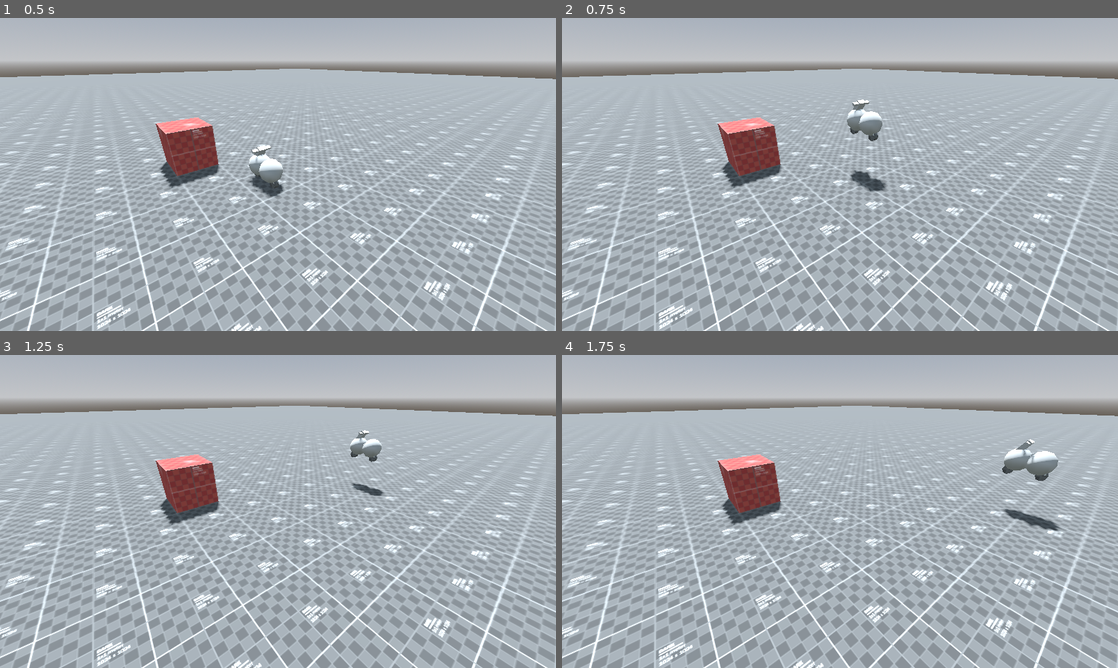
Above: before the commit, frames 1-4 (two rows, left to right).
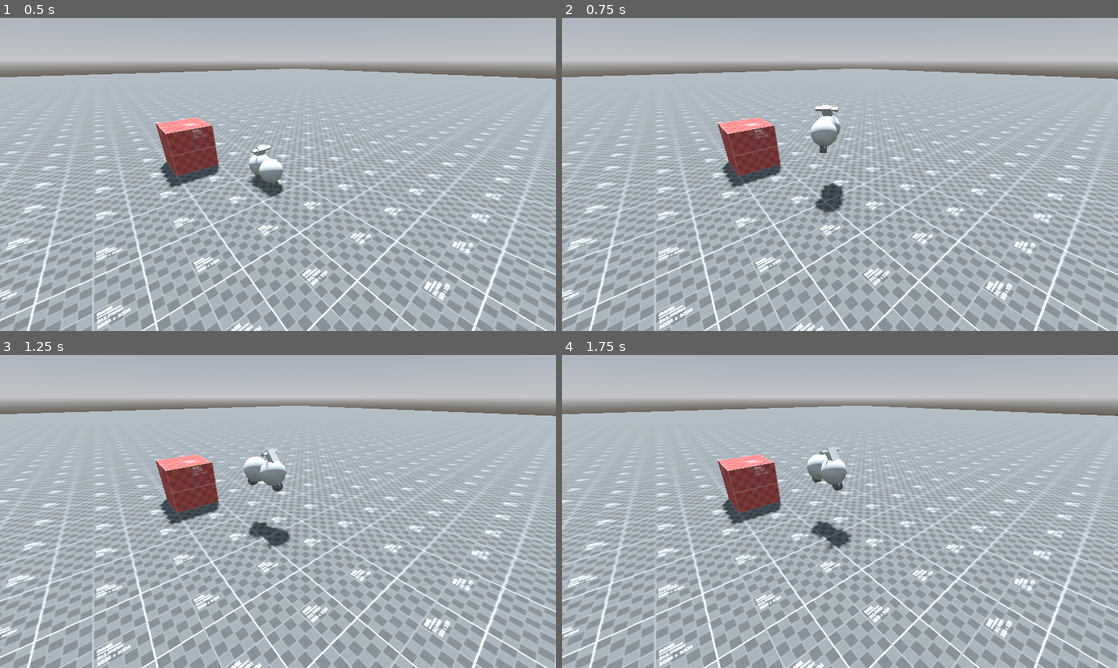
Above: after the commit, the same moments.

Repository: fishfolk/drifty
Game: Godot game, scene res://scenes/tests/test_playground.tscn
The game is run twice, just before and just after one commit, with the same random seed, the same clock (stepped at 60 frames per second) and the same inputs. The project has no main scene, so this scene is started directly.
Inputs:
- Up to frame 1 (0.5 s): no input
- Up to frame 2 (0.75 s): tap Enter (ui_accept) at 0.5 s; hold Right (ui_right) from 0.53 s (still down)
- Up to frame 3 (1.25 s): keep holding Right (ui_right); tap Enter (ui_accept) at 0.77 s
- Up to frame 4 (1.75 s): release Right (ui_right) at 1.28 s; hold Down (ui_down) from 1.28 s (still down); tap Enter (ui_accept) at 1.52 s

Frame 1 is identical in both runs. In frame 2, 1.6% of the frame differs, in the area x 44-59%, y 26-63%; in frame 3, 1.4%; in frame 4, 1.9%, in the area x 44-90%, y 26-63%.

Commit message:
very very basic placeholder movement

Diff:
--- /dev/null
+++ b/scenes/vehicles/base/kart_input.gd
@@ -0,0 +1,32 @@
+extends Node
+class_name KartInput
+## Base input handler for controlling karts.
+## [br]
+## In the future, this class spans subclasses for AI and player controlled karts;
+## For now, it takes input from the global Input system.
+
+## This variable can turn on or off the handler
+@export var enabled := true
+
+var throttle: float = 0.0
+var brakes: float = 0.0
+
+## ranging from -1.0 for left to 1.0 for right.
+var steering: float = 0.0
+
+
+## Public function to gather input. It's best called every physics frame.
+func query_input() -> void:
+	if not enabled:
+		throttle = 0
+		brakes = 0
+		steering = 0
+		return
+	_update_input()
+
+
+## Private function. This is the function to override in subclasses.
+func _update_input() -> void:
+	throttle = Input.get_action_strength("ui_up")
+	brakes = Input.get_action_strength("ui_down")
+	steering = Input.get_axis("ui_left", "ui_right")
--- a/scenes/vehicles/base/kinematic_kart.gd
+++ b/scenes/vehicles/base/kinematic_kart.gd
@@ -1,7 +1,15 @@
 extends CharacterBody3D
 
 
-const SPEED = 5.0
+@export var input: KartInput = null
+
+
+#const SPEED = 5.0
+const MAX_SPEED = 30.0 # meters per second
+const ACCEL = 4.0 # (meters per second) per second
+
+const STEER_SPEED = 4.0 # radians per second
+
 const JUMP_VELOCITY = 4.5
 
 # Get the gravity from the project settings to be synced with RigidBody nodes.
@@ -10,12 +18,28 @@
 
 
 
+## Returns the speed along strictly the forward / backward axis of the vehicle.
+## Sideways movement and falling movement is ignored.
 func get_speed() -> float :
 	return velocity.dot(-global_transform.basis.z)
 
 
+func set_input(new_input: KartInput) -> void:
+	if input:
+		remove_child(input)
+		input.queue_free()
+
+	input = new_input
+	add_child(new_input)
+
+
+
+
 
 func _physics_process(delta):
+	# natural deceleration
+	#velocity *= 0.95
+
 	# Add the gravity.
 	if not is_on_floor():
 		velocity.y -= gravity * delta
@@ -24,15 +48,31 @@
 	if Input.is_action_just_pressed("ui_accept") and is_on_floor():
 		velocity.y = JUMP_VELOCITY
 
+	#print(velocity.y)
 	# Get the input direction and handle the movement/deceleration.
 	# As good practice, you should replace UI actions with custom gameplay actions.
-	var input_dir = Input.get_vector("ui_left", "ui_right", "ui_up", "ui_down")
-	var direction = (transform.basis * Vector3(input_dir.x, 0, input_dir.y)).normalized()
-	if direction:
-		velocity.x = direction.x * SPEED
-		velocity.z = direction.z * SPEED
-	else:
-		velocity.x = move_toward(velocity.x, 0, SPEED)
-		velocity.z = move_toward(velocity.z, 0, SPEED)
+	#var input_dir = Input.get_vector("ui_left", "ui_right", "ui_up", "ui_down")
+	#var direction = (transform.basis * Vector3(input_dir.x, 0, input_dir.y)).normalized()
+	#if direction:
+		#velocity.x = direction.x * SPEED
+		#velocity.z = direction.z * SPEED
+	#else:
+		#velocity.x = move_toward(velocity.x, 0, SPEED)
+		#velocity.z = move_toward(velocity.z, 0, SPEED)
+
+	if input:
+		input.query_input()
+		_update_drive(delta)
+		_update_steer(delta)
 
 	move_and_slide()
+
+func _update_drive(delta) -> void:
+	var engine_accel : float = 0
+	if get_speed() < MAX_SPEED:
+		engine_accel = input.throttle * ACCEL * delta
+	velocity += -global_transform.basis.z * engine_accel
+
+func _update_steer(delta) -> void:
+	var steer = input.steering * STEER_SPEED * delta
+	global_rotate(-global_transform.basis.y, steer)
--- a/scenes/vehicles/base/kinematic_kart.tscn
+++ b/scenes/vehicles/base/kinematic_kart.tscn
@@ -1,12 +1,17 @@
-[gd_scene load_steps=4 format=3 uid="uid://c4oyduyet7he0"]
+[gd_scene load_steps=5 format=3 uid="uid://c4oyduyet7he0"]
 
 [ext_resource type="Script" path="res://scenes/vehicles/base/kinematic_kart.gd" id="1_i8ga0"]
 [ext_resource type="Material" uid="uid://x3vgwj6i30t8" path="res://resources/materials/prototype_textures/prototype_dark.material" id="2_62nih"]
+[ext_resource type="Script" path="res://scenes/vehicles/base/kart_input.gd" id="2_yao61"]
 
 [sub_resource type="SphereShape3D" id="SphereShape3D_0f12l"]
 
-[node name="KinematicKart" type="CharacterBody3D"]
+[node name="KinematicKart" type="CharacterBody3D" node_paths=PackedStringArray("input")]
 script = ExtResource("1_i8ga0")
+input = NodePath("KartInput")
+
+[node name="KartInput" type="Node" parent="."]
+script = ExtResource("2_yao61")
 
 [node name="Model" type="Node3D" parent="."]
 
